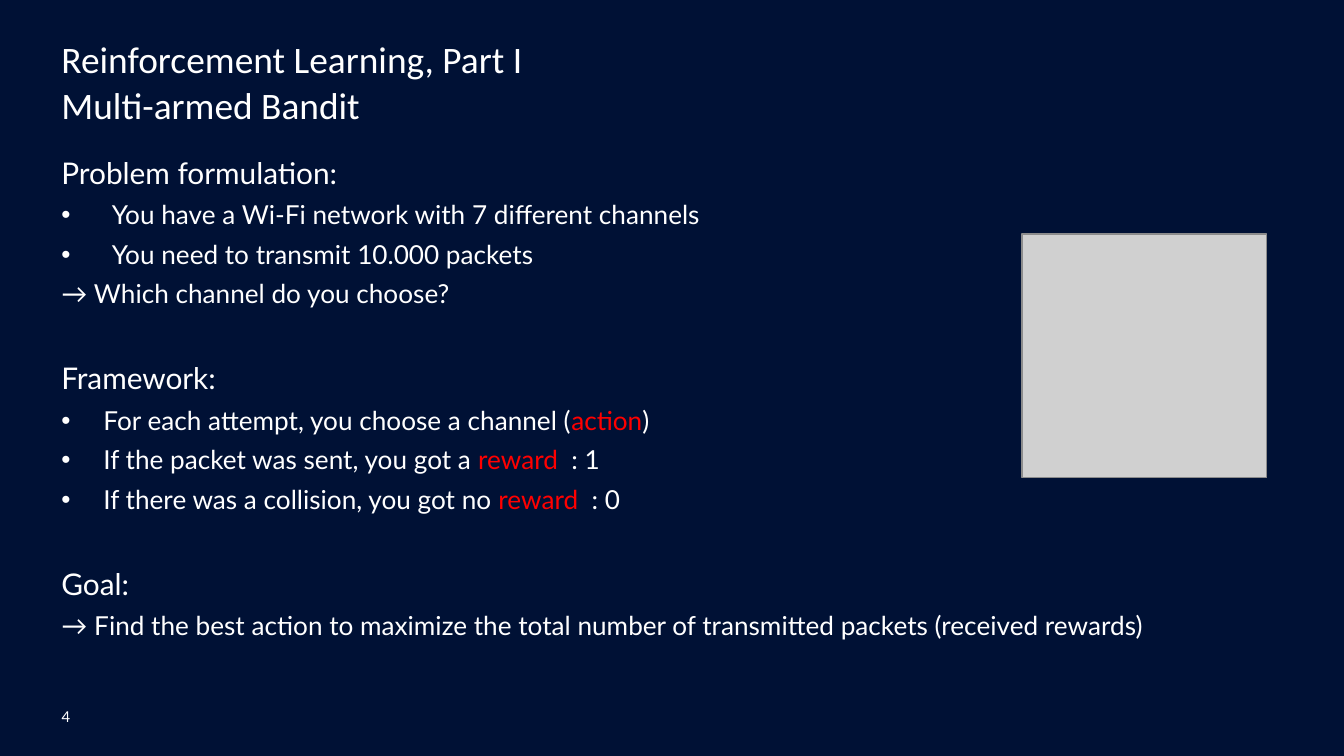
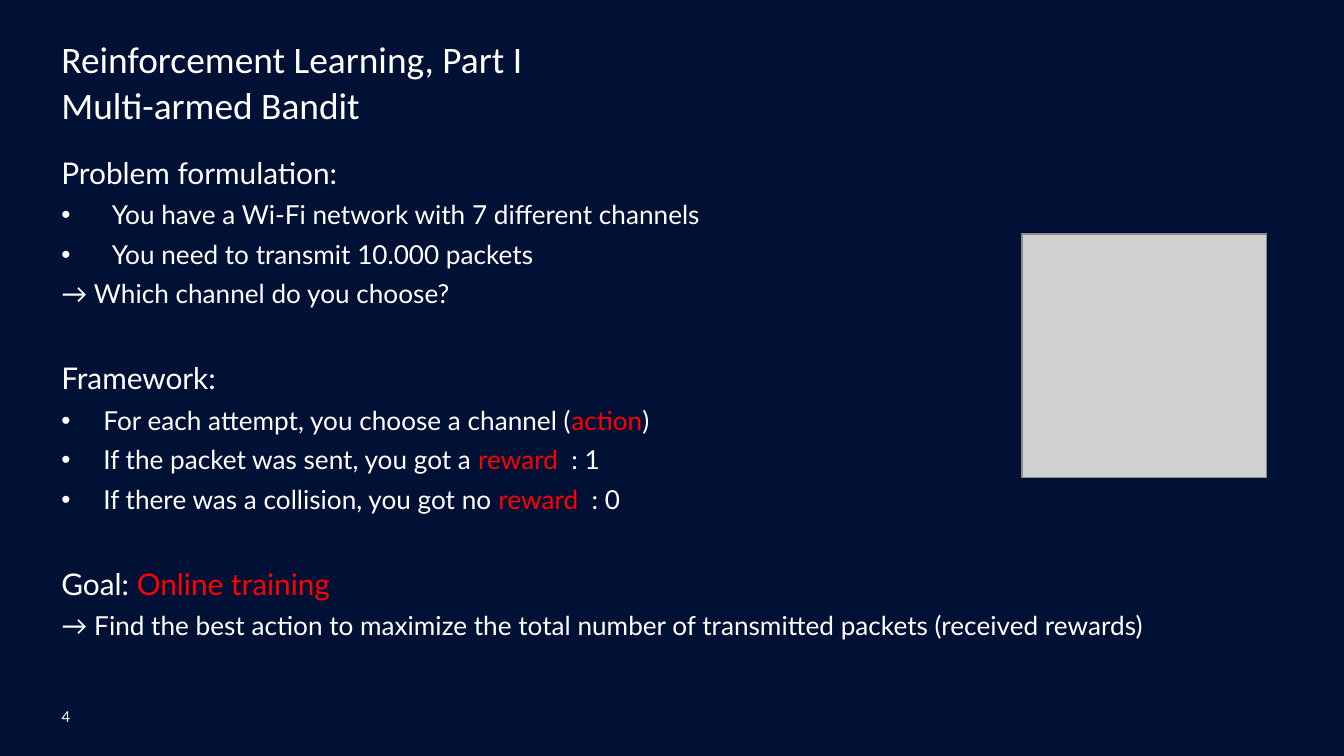
Before and after one commit to mgoutay/ml_course, a slide deck: slide 4 of (D)RL_course.pptx. Drawn at 1344x756 pixels with LibreOffice and Linux fonts; fonts in the diff are those of the drawing; grey boxes stand for pictures; background and template pictures are left out. Boxes give left, top, right and bottom in pixels: in the first picture for what was removed or moved away, otherwise in the second. Text is boxed around its words. In the diff, an @@ line names an element or a change of style, - is before the commit and + after.

```diff
--- a/(D)RL_course.pptx
+++ b/(D)RL_course.pptx
@@ text at (x1=61, y1=573, x2=330, y2=601): text changed; text colour #FFFFFF to #FF0000 @@
-Goal:
+Goal: Online training
```
Also in this commit, not shown: 1 other slide changed, 3 other files.
